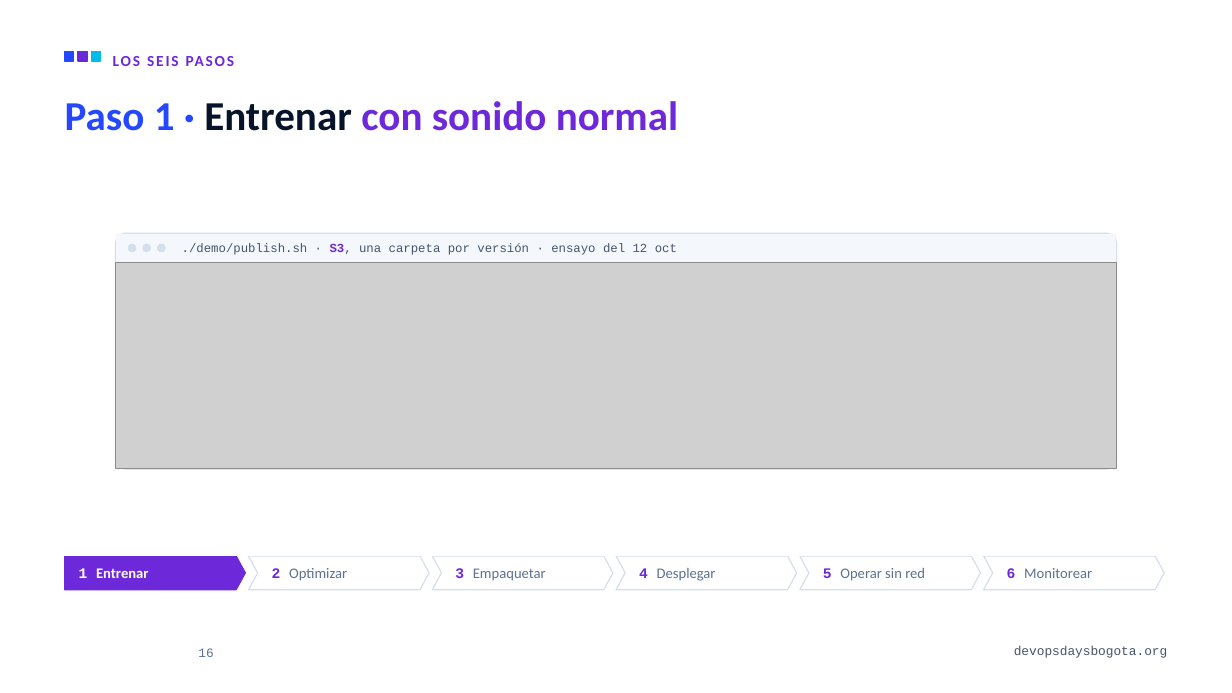
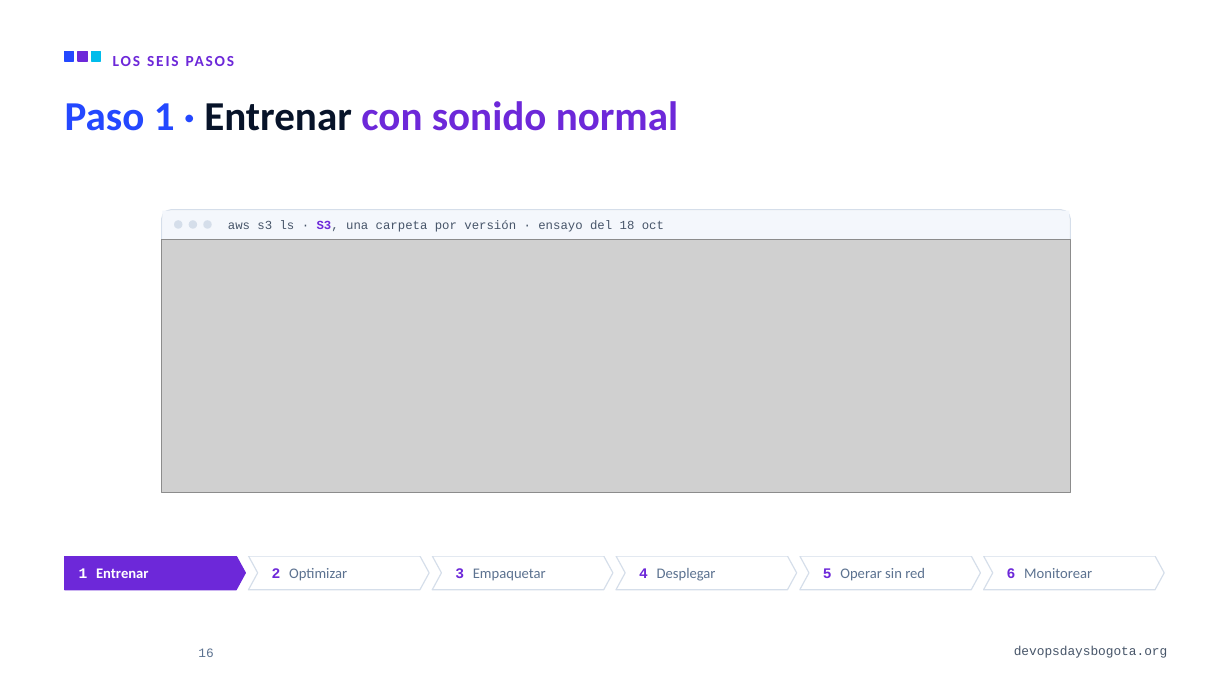
Before and after one commit to alejandro945/mlops-a-ciegas, a slide deck: slide 16 of talk/MLOps-a-ciegas-DevOpsDays-Bogota-2026.pptx. Drawn at 1232x693 pixels with LibreOffice and Linux fonts; fonts in the diff are those of the drawing; grey boxes stand for pictures; background and template pictures are left out. Boxes give left, top, right and bottom in pixels: in the first picture for what was removed or moved away, otherwise in the second. Text is boxed around its words. In the diff, an @@ line names an element or a change of style, - is before the commit and + after.

```diff
--- a/talk/MLOps-a-ciegas-DevOpsDays-Bogota-2026.pptx
+++ b/talk/MLOps-a-ciegas-DevOpsDays-Bogota-2026.pptx
@@ rounded rectangle: place and size @@
-rounded rectangle at [116, 233, 1116, 469]
+rounded rectangle at [162, 210, 1070, 493]
@@ rounded rectangle at [162, 210, 1070, 493]: proportions changed @@
@@ picture: place and size @@
-picture at [116, 262, 1116, 469]
+picture at [162, 239, 1070, 493]
@@ rectangle: place and size @@
-rectangle at [116, 234, 1116, 262]
+rectangle at [163, 211, 1070, 239]
@@ 3 rounded rectangles: place and size @@
-3 rounded rectangles at [128, 244, 165, 252]
+3 rounded rectangles at [174, 220, 212, 228]
@@ text at [228, 220, 664, 232]: text changed @@
-./demo/publish.sh · S3, una carpeta por versión · ensayo del 12 oct
+aws s3 ls · S3, una carpeta por versión · ensayo del 18 oct
```
Also in this commit, not shown: 5 other slides changed, 12 other files.
